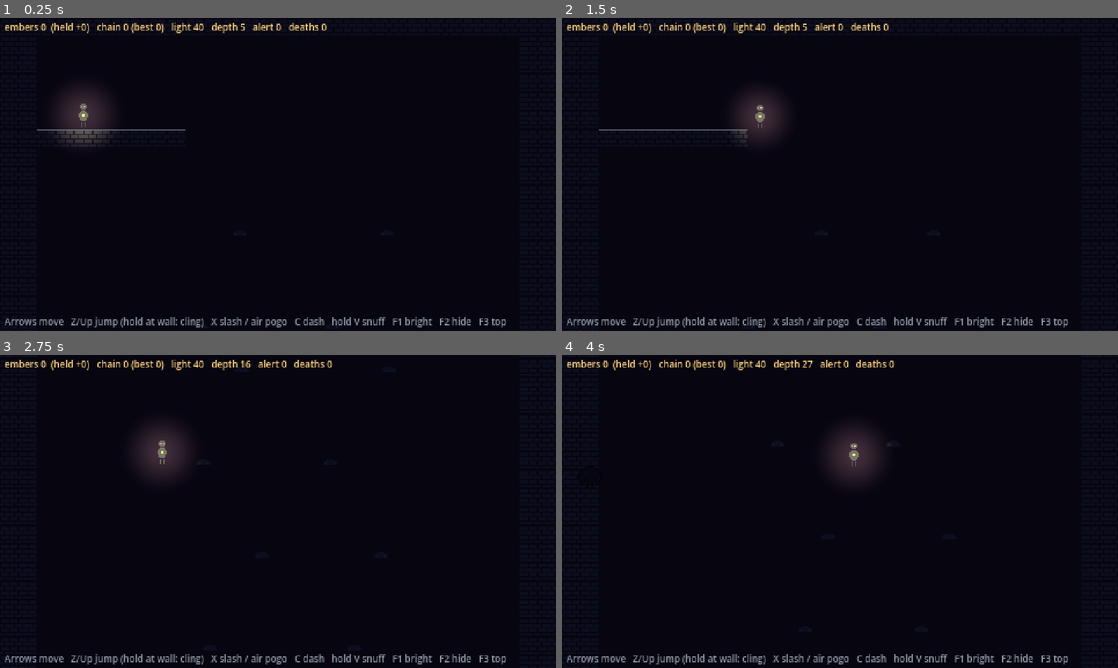
Above: before the commit, frames 1-4 (two rows, left to right).
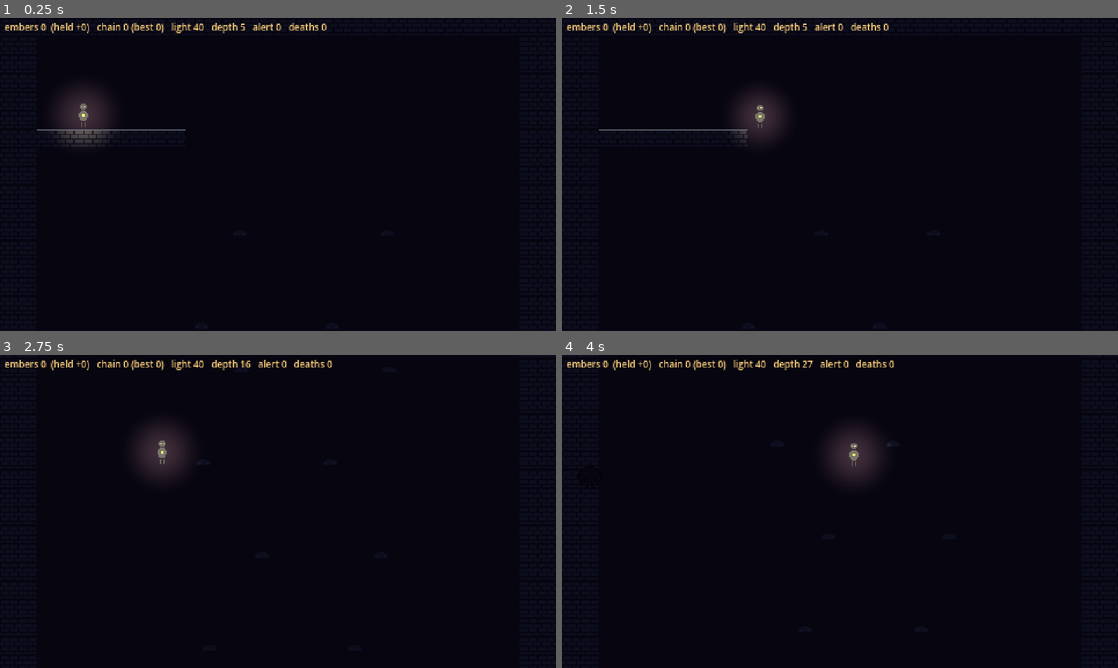
Above: after the commit, the same moments.

Repository: sonlemin/2d
Game: Godot game, scene res://scenes/shaft.tscn
Two runs of this game, one before a commit and one after it. Both use one fixed random seed, a clock stepped at 60 frames per second and the inputs below.
Inputs:
- Up to frame 1 (0.25 s): no input
- Up to frame 2 (1.5 s): tap Enter at 0.5 s; hold V (light) 0.53-1.28 s; hold Right (move_right) from 0.53 s (still down); tap C (dash) at 0.6 s; tap Z (jump) at 0.77, 1.07 s; tap V (light) at 1.35 s
- Up to frame 3 (2.75 s): tap Z (jump) at 1.52, 1.55, 1.82 s; release Right (move_right) at 2.03 s; hold Left (move_left) from 2.03 s (still down); hold Z (jump) from 2.03 s (still down); tap C (dash) at 2.3 s
- Up to frame 4 (4 s): release Left (move_left) at 2.78 s; release Z (jump) at 2.78 s; hold Right (move_right) from 2.78 s (still down); tap X (attack) at 2.85 s; tap Z (jump) at 3.02, 3.32 s; tap V (light) at 3.05 s; hold Z (jump) from 3.53 s (still down); tap C (dash) at 3.6 s

The runs differ from the first frame. In frame 1, 1.1% of the frame differs, in the area x 0-91%, y 95-99%; in frame 2, 1.1%; in frame 3, 1.1%; in frame 4, 1.1%.

Commit message:
refactor: shaft statics move into Game; the controls bar and F2 go
Story 1.4, Task 4. shaft.gd keeps no static var: best_chain and deaths
are SlotState records, banked embers are DiveState carried, and the
ambient index is Settings.brightness, saved between launches. As the
entry scene it calls Game.boot() (current_scene == self guard, D6).
A death respawns at P (the last-ledge checkpoint is gone; stations and
anchors set the respawn point from 1.24). F2 and the Debug/Controls
label are removed (UX-DR26); F1 and F3 stay until 1.7.

Co-Authored-By: Claude Opus 5.5 <noreply@anthropic.com>
Claude-Session: https://claude.ai/code/session_01YMih4ACofiM5APdWkgs8G6

Diff:
--- a/game/scenes/shaft.tscn
+++ b/game/scenes/shaft.tscn
@@ -29,12 +29,3 @@
 theme_override_colors/font_color = Color(1, 0.823529, 0.478431, 1)
 theme_override_font_sizes/font_size = 8
 text = "chain 0"
-
-[node name="Controls" type="Label" parent="Debug"]
-offset_left = 4.0
-offset_top = 256.0
-offset_right = 476.0
-offset_bottom = 268.0
-theme_override_colors/font_color = Color(0.662745, 0.705882, 0.760784, 0.85)
-theme_override_font_sizes/font_size = 8
-text = "Arrows move   Z/Up jump (hold at wall: cling)   X slash / air pogo   C dash   hold V snuff   F1 bright   F2 hide   F3 top"
--- a/game/scripts/shaft.gd
+++ b/game/scripts/shaft.gd
@@ -3,24 +3,20 @@
 ## The layout below is the level. Each char is one 16 px tile:
 ##   #  wall          P  player spawn     c  walking crawler
 ##   .  empty         h  hovering crawler L  lurker (hidden; may sit inside a wall)
-## A death reloads the scene, which resets the chain and every enemy.
+## A death reloads the scene, which resets the chain and every enemy and respawns you at P.
+## Session state lives in `Game` (Story 1.4), so it survives the reload: Settings.brightness,
+## the SlotState records and the DiveState carried embers. Retired in Story 1.7.
 
 const TILE := 16
 const CrawlerScene := preload("res://scenes/actors/crawler.tscn")
 const LurkerScene := preload("res://scenes/actors/lurker.tscn")
 const TileTexture := preload("res://art/tile.png")
 const RESPAWN_DELAY := 0.6
-## Ambient brightness of the dark (CanvasModulate value). F1 cycles it in game.
+## Ambient brightness of the dark (CanvasModulate value). `Settings.brightness` picks the level;
+## F1 cycles it until Options (1.36).
 ## Lower = more tension; too low and darkness turns into confusion (Pillar 2).
 const AMBIENT_LEVELS: Array[float] = [0.07, 0.16, 0.28, 0.45]
 const AMBIENT_TINT := Color(1.0, 0.86, 1.57)  # keeps the violet cast of the Edge palette
-
-static var ambient_index := 1  # static: survives the scene reload on death
-static var show_controls := true
-static var best_chain := 0  # session stats for playtest notes (survive death reloads)
-static var deaths := 0
-static var checkpoint := Vector2.INF  # last ledge stood on: death respawns here, not at the top (F3 clears)
-static var banked_embers := 0  # the haul: kept across deaths (only HELD embers are lost)
 
 const LAYOUT: Array[String] = [
 	"##############################",
@@ -134,7 +130,6 @@
 @onready var _player: Player = $Player
 @onready var _debug: Label = $Debug/Label
 @onready var _darkness: CanvasModulate = $Darkness
-@onready var _controls: Label = $Debug/Controls
 
 var _deepest := 0.0
 var _rim_material := _unshaded_material()
@@ -145,14 +140,19 @@
 
 
 func _ready() -> void:
+	# The entry scene boots Game once: it loads settings.json and arms its writes (Story 1.4 D6).
+	# A test harness adds the shaft by hand and is never the current scene, so tests can't touch
+	# the real settings.json even through the shaft. The call moves to world.gd in Story 1.6.
+	if get_tree().current_scene == self:
+		Game.boot()
 	_apply_ambient()
-	_controls.visible = show_controls
+	# A method, not a lambda: the connection drops when the shaft is freed on reload.
+	Game.settings.changed.connect(_on_setting_changed)
 	_walls.tile_set = _make_tileset()
-	_build()
-	if checkpoint.is_finite():
-		_player.position = checkpoint
+	_build()  # the player stays at P: anchors and stations set the respawn point from Story 1.24
 	_player.died.connect(_on_player_died)
-	_player.chain.banked.connect(func(amount: int) -> void: banked_embers += amount)
+	_player.chain.banked.connect(_on_banked)
+	_player.chain.changed.connect(_on_chain_changed)
 	var cam: Camera2D = _player.get_node("Camera")
 	cam.limit_left = 0
 	cam.limit_top = 0
@@ -225,39 +225,45 @@
 	var key := event as InputEventKey
 	if not key or not key.pressed or key.echo:
 		return
-	if key.physical_keycode == KEY_F1:
-		ambient_index = (ambient_index + 1) % AMBIENT_LEVELS.size()
+	if key.physical_keycode == KEY_F1:  # the changed signal applies it, and the change is saved
+		Game.settings.set_value(&"brightness", (Game.settings.brightness + 1) % AMBIENT_LEVELS.size())
+	elif key.physical_keycode == KEY_F3:  # restart from the top
+		get_tree().reload_current_scene()
+
+
+func _on_setting_changed(key: StringName) -> void:
+	if key == &"brightness":
 		_apply_ambient()
-	elif key.physical_keycode == KEY_F2:
-		show_controls = not show_controls
-		_controls.visible = show_controls
-	elif key.physical_keycode == KEY_F3:  # full run from the top
-		checkpoint = Vector2.INF
-		get_tree().reload_current_scene()
 
 
 func _apply_ambient() -> void:
-	var v := AMBIENT_LEVELS[ambient_index]
+	var v := AMBIENT_LEVELS[Game.settings.brightness]
 	_darkness.color = Color(v * AMBIENT_TINT.r, v * AMBIENT_TINT.g, minf(v * AMBIENT_TINT.b, 1.0))
+
+
+## M1's "banked" embers are M2's carried ones: they survive a death, held embers don't.
+func _on_banked(amount: int) -> void:
+	Game.dive.add_carried(amount)
+
+
+func _on_chain_changed(count: int) -> void:
+	Game.slot.record_chain(count)
 
 
 func _process(_delta: float) -> void:
 	_deepest = maxf(_deepest, _player.position.y / TILE)
-	best_chain = maxi(best_chain, _player.chain.count)
-	if _player.is_on_floor() and not _player.is_dead:
-		checkpoint = _player.position  # the ground is the sanctuary: it is also where you come back
 	var hunting := 0
 	for l in get_tree().get_nodes_in_group("predator"):
 		if l.state != Lurker.State.IDLE:
 			hunting += 1
 	_debug.text = "embers %d  (held +%d)   chain %d (best %d)   light %d%s   depth %d   alert %d   deaths %d" % [
-		banked_embers, _player.chain.held, _player.chain.count, best_chain, int(_player.light_radius()),
-		" SNUFF" if _player.chain.snuffed else "", int(_deepest), hunting, deaths]
+		Game.dive.carried, _player.chain.held, _player.chain.count, Game.slot.best_chain, int(_player.light_radius()),
+		" SNUFF" if _player.chain.snuffed else "", int(_deepest), hunting, Game.slot.deaths]
 	_debug.add_theme_color_override("font_color", ALERT_COLOR if hunting > 0 else HUD_COLOR)
 
 
 func _on_player_died() -> void:
-	deaths += 1
+	Game.slot.record_death()
 	await get_tree().create_timer(RESPAWN_DELAY, true, false, true).timeout
 	if get_tree().current_scene == self:  # test harnesses add the shaft by hand; don't reload there
 		get_tree().reload_current_scene()
